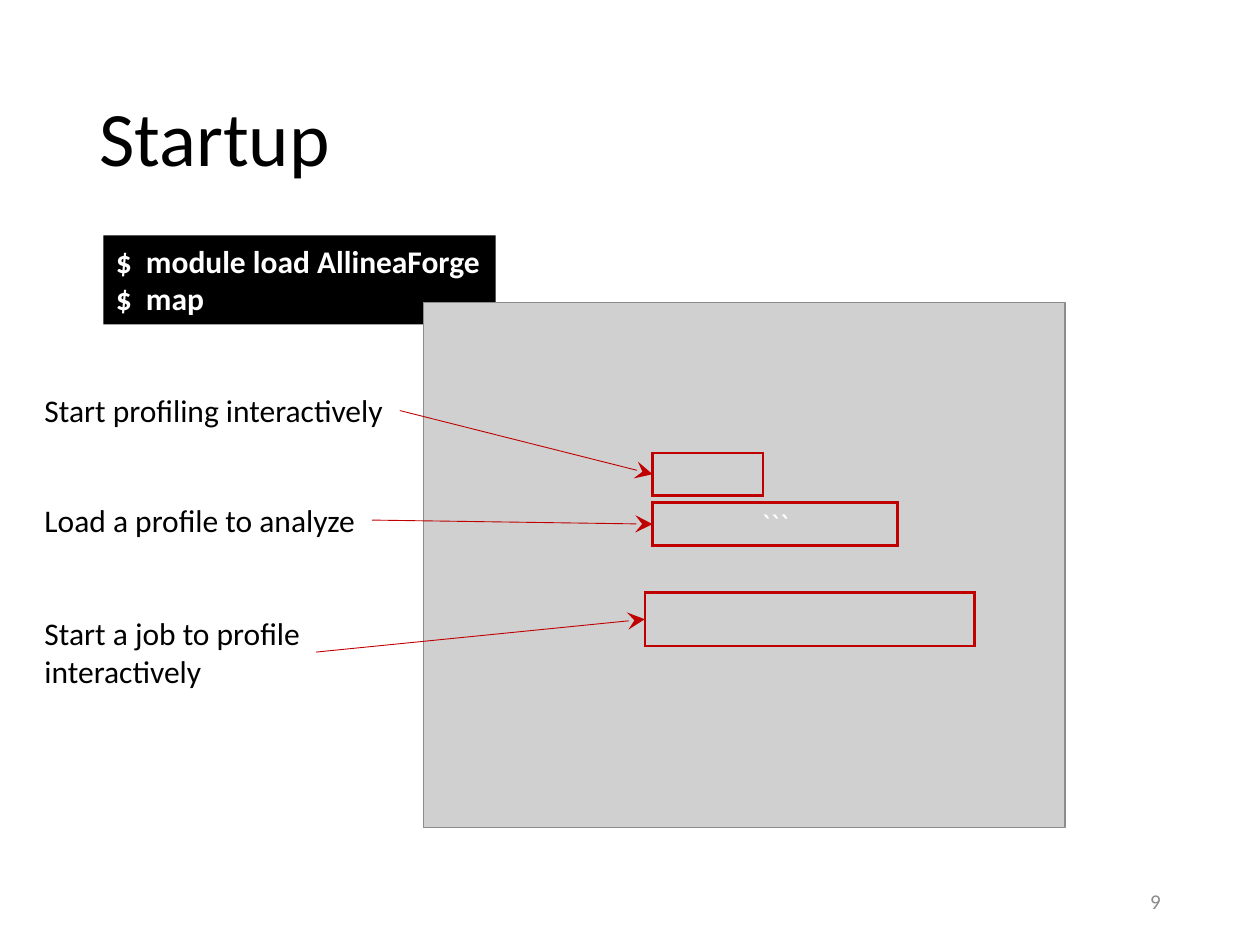
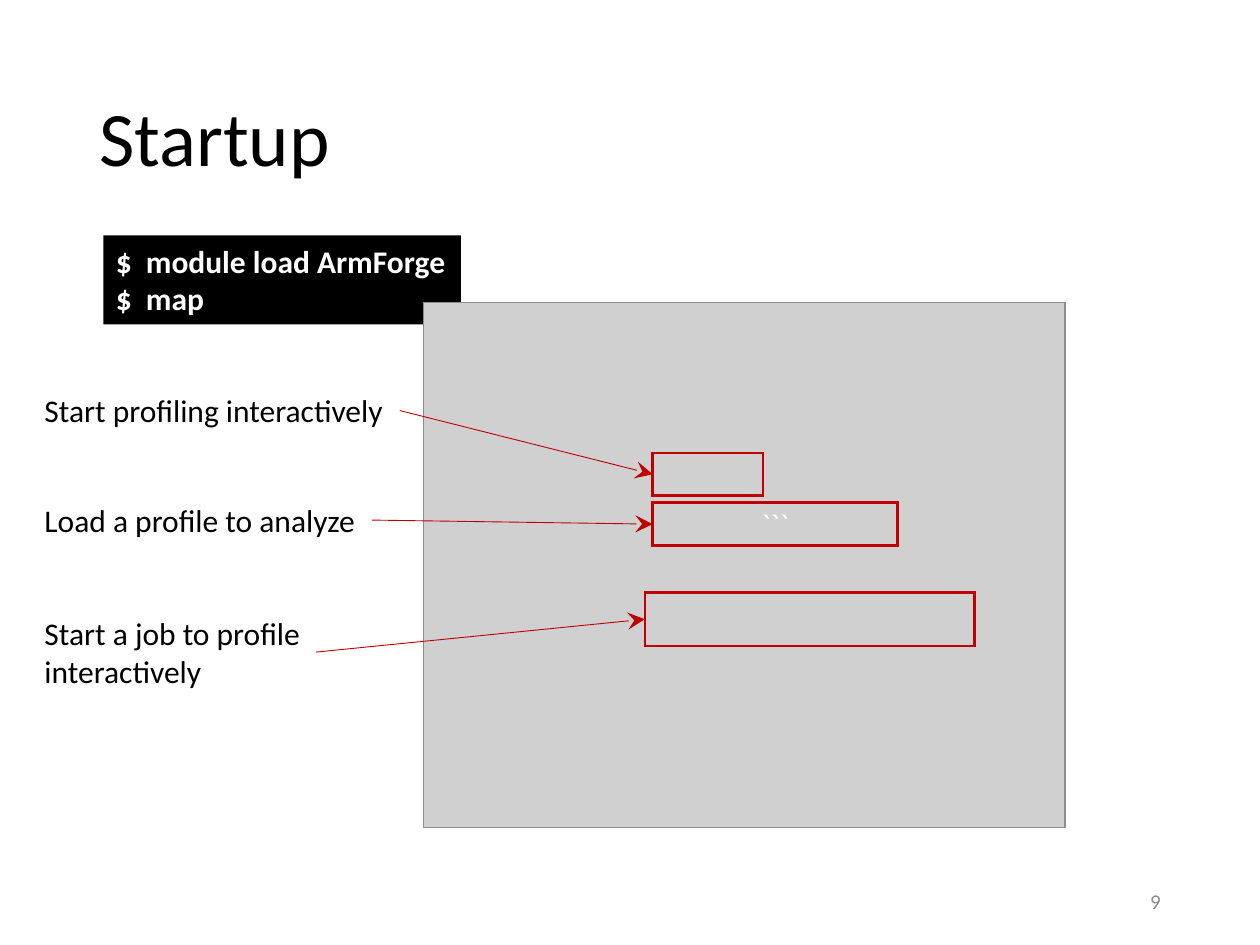
Before and after one commit to gjbex/Code-optimization, a slide deck: slide 9 of arm-map/arm_map.pptx. Drawn at 1260x945 pixels with LibreOffice and Linux fonts; fonts in the diff are those of the drawing; grey boxes stand for pictures. Boxes give left, top, right and bottom in pixels: in the first picture for what was removed or moved away, otherwise in the second. Text is boxed around its words. In the diff, an @@ line names an element or a change of style, - is before the commit and + after.

Commit message:
Change module name for MAP

```diff
--- a/arm-map/arm_map.pptx
+++ b/arm-map/arm_map.pptx
@@ rectangle "$ module load ArmForge": place and size @@
-rectangle "$ module load ArmForge" at box(103, 236, 495, 325)
+rectangle "$ module load ArmForge" at box(103, 236, 461, 325)
@@ text in rectangle at box(146, 251, 445, 279): text changed @@
-$ module load AllineaForge
+$ module load ArmForge
```
